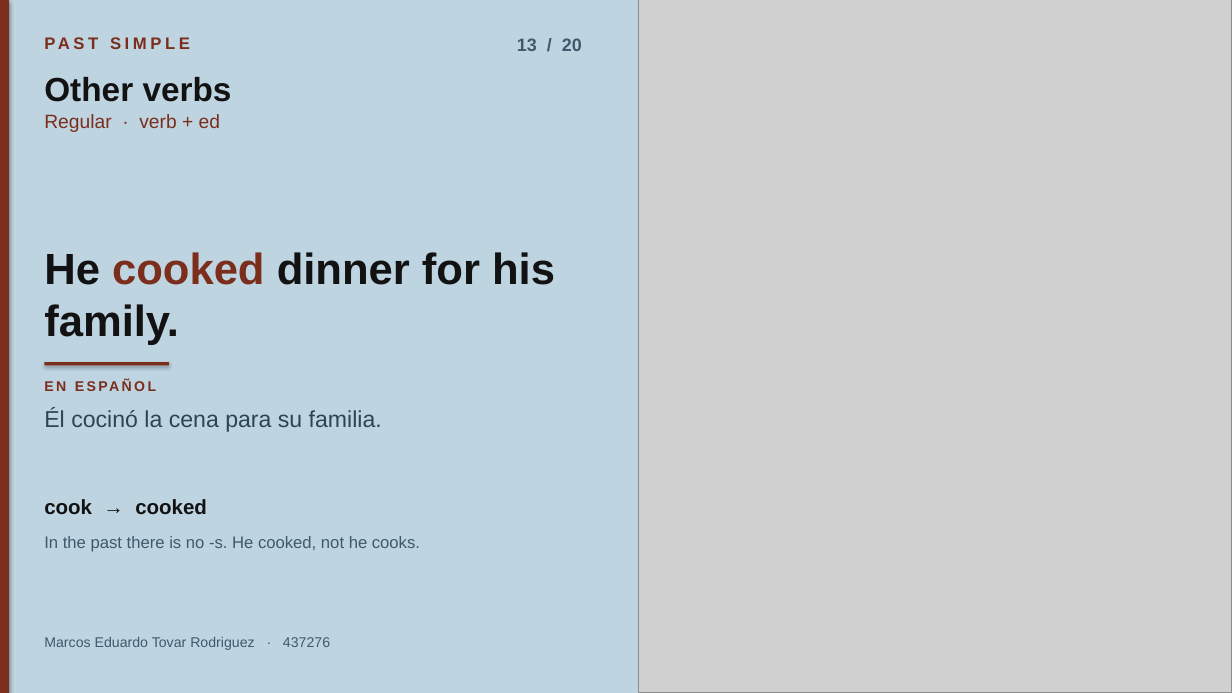
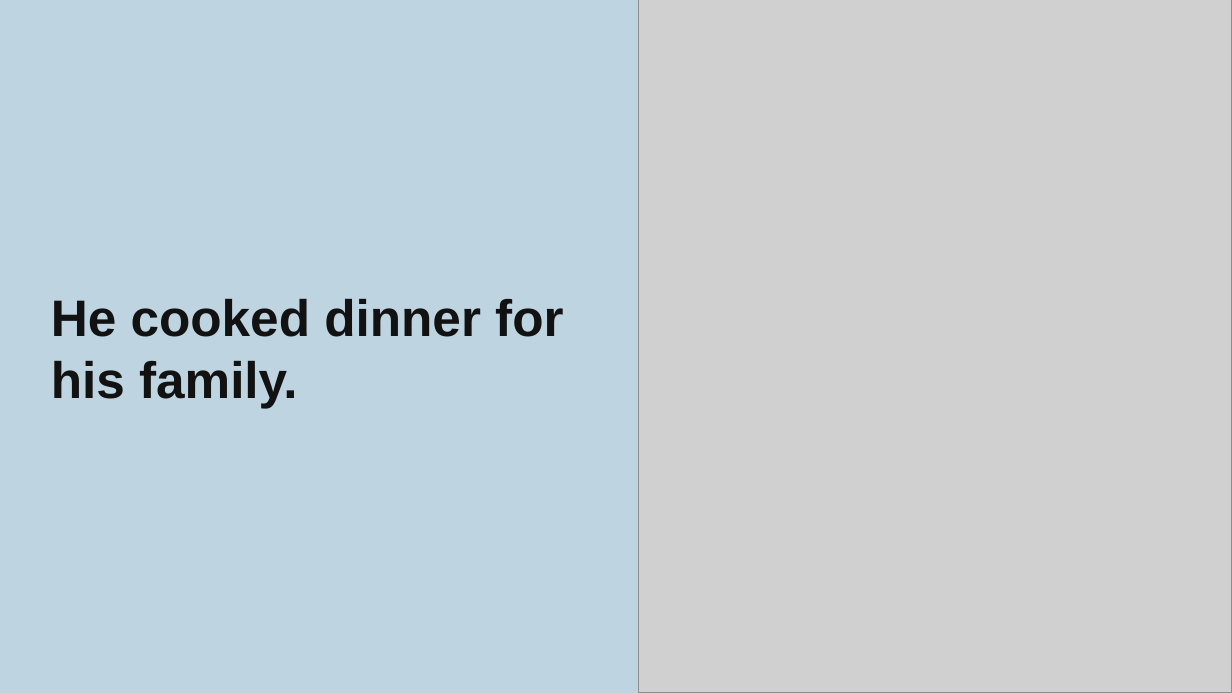
Before and after one commit to etovar-bit/practicaevtetovar, a slide deck: slide 14 of Past_simple_Marcos_Eduardo_Tovar.pptx. Drawn at 1232x693 pixels with LibreOffice and Linux fonts; fonts in the diff are those of the drawing; grey boxes stand for pictures. Boxes give left, top, right and bottom in pixels: in the first picture for what was removed or moved away, otherwise in the second. Text is boxed around its words. In the diff, an @@ line names an element or a change of style, - is before the commit and + after.

```diff
--- a/Past_simple_Marcos_Eduardo_Tovar.pptx
+++ b/Past_simple_Marcos_Eduardo_Tovar.pptx
@@ rectangle removed at box(0, 0, 9, 693) @@
@@ text removed at box(44, 33, 377, 63) @@
-PAST SIMPLE
@@ text removed at box(517, 38, 582, 51) @@
-13 / 20
@@ text removed at box(44, 77, 232, 102) @@
-Other verbs
@@ text removed at box(44, 114, 220, 132) @@
-Regular · verb + ed
@@ text "He cooked dinner for his ...": place and size @@
-text "He cooked dinner for his ..." at box(44, 252, 555, 345)
+text "He cooked dinner for his ..." at box(51, 299, 563, 409)
@@ text "He cooked dinner for his ..." at box(51, 299, 563, 409): size 34 to 40 pt; text colour #7A2E1B to #121212 in "cooked"; line spacing 0.98 to 1.02; vertical alignment bottom to middle @@
@@ rectangle removed at box(44, 362, 169, 366) @@
@@ text removed at box(44, 377, 580, 401) @@
-EN ESPAÑOL
@@ text removed at box(44, 408, 382, 432) @@
-Él cocinó la cena para su familia.
@@ text removed at box(44, 499, 207, 514) @@
-cook → cooked
@@ text removed at box(44, 536, 420, 552) @@
-In the past there is no -s. He cooked, not he cooks.
@@ text removed at box(44, 637, 330, 650) @@
-Marcos Eduardo Tovar Rodriguez · 437276
```
Also in this commit, not shown: 18 other slides changed, 1 slide added, 1 slide removed.
